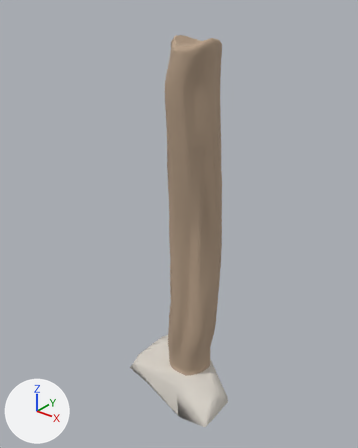
Before and after pictures for a commit that changed the glTF model assets/tower/approved-library/architecture/bagana-f3-3x10x3-v2.glb.
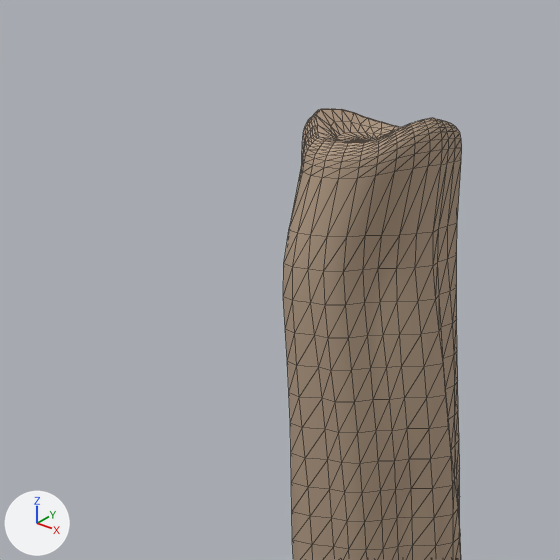
Each version is shown whole from a 50 mm lens placed at (1.72, -2.28, 1.49), pointed at (-0.09, -0.03, 0.1), then close up on the part from 21% to 71% of the width and 0% to 40% of the height. The axes (+X, +Y, +Z) are drawn at lower left. The lights are the same throughout. The older version's two pictures come first. The close-ups show mesh edges as thin lines.

Names of what the first close-up shows: 'bagana_wood'.
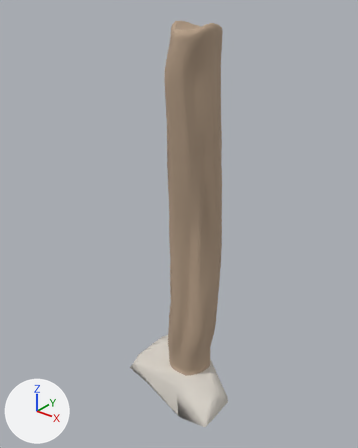
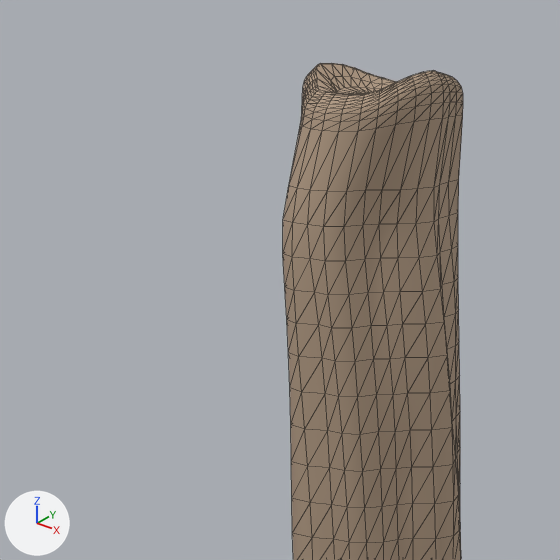
Location of each change, [x1, y1, x2, y2] in pixels of the close-ups (560 x 560 px; the box of a moved part takes in the faces that stretch with it):
'bagana_wood', reshaped
    before: [283, 109, 462, 560]
    after: [283, 63, 463, 560]
part 1 of me_bagana_form_3_wood, moved or reshaped
    before: [292, 537, 461, 560]
    after: [292, 530, 461, 560]
part 2 of me_bagana_form_3_wood, moved or reshaped
    before: [292, 496, 460, 550]
    after: [292, 486, 460, 543]
part 3 of me_bagana_form_3_wood, moved or reshaped
    before: [291, 469, 460, 522]
    after: [291, 449, 460, 508]
part 4 of me_bagana_form_3_wood, moved or reshaped
    before: [290, 412, 460, 493]
    after: [290, 376, 460, 472]
part 5 of me_bagana_form_3_wood, moved or reshaped
    before: [283, 109, 462, 433]
    after: [283, 63, 463, 397]

Patch to the scene script:
```diff
--- a/assets/tower/approved-library/architecture/bagana-f3-3x10x3-v2.glb.py
+++ b/assets/tower/approved-library/architecture/bagana-f3-3x10x3-v2.glb.py
@@ me_bagana_form_3_wood @@
 # used by ob_bagana_wood; location = (0.0, 0.0, 0.0)
-me_bagana_form_3_wood.from_pydata(...)  # 1374 vertices, 2744 faces; spans x -0.17..0.2, y -0.19..0.21, z -1.01..1.24
+me_bagana_form_3_wood.from_pydata(...)  # 1374 vertices, 2744 faces; spans x -0.17..0.2, y -0.19..0.21, z -1.01..1.31
+# me_bagana_form_3_wood part 1: all 28 vertices in x -0.14..0.17, y -0.15..0.19, z 0.47 are moved by (0.0, 0.0, 0.01)
+# me_bagana_form_3_wood part 2: all 28 vertices in x -0.15..0.17, y -0.15..0.19, z 0.53 are moved by (0.0, 0.0, 0.03)
+# me_bagana_form_3_wood part 3: all 28 vertices in x -0.15..0.17, y -0.15..0.19, z 0.59 are moved by (0.0, 0.0, 0.04)
+# me_bagana_form_3_wood part 4: all 28 vertices in x -0.15..0.17, y -0.16..0.19, z 0.65 are moved by (0.0, 0.0, 0.05)
+# me_bagana_form_3_wood part 5: all 533 vertices in x -0.17..0.16, y -0.17..0.18, z 0.7..1.24 are moved by (0.0, 0.0, 0.07)
 me_bagana_form_3_wood.materials.append(mat_alantil_bagana_wood_pbr)
```
